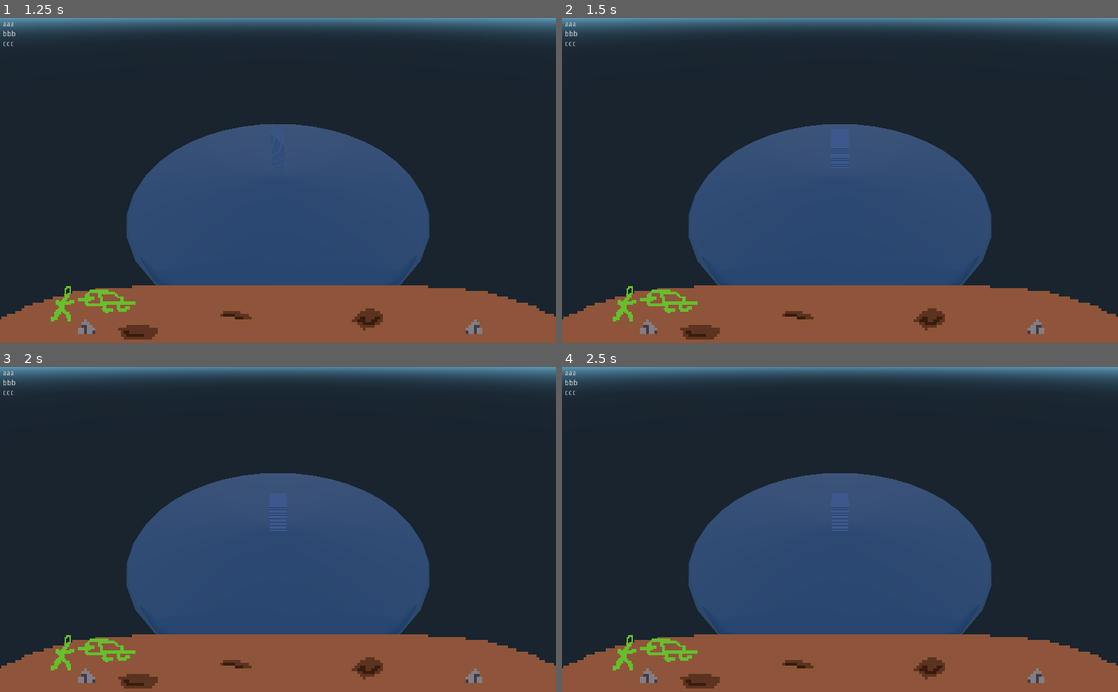
Above: before the commit, frames 1-4 (two rows, left to right).
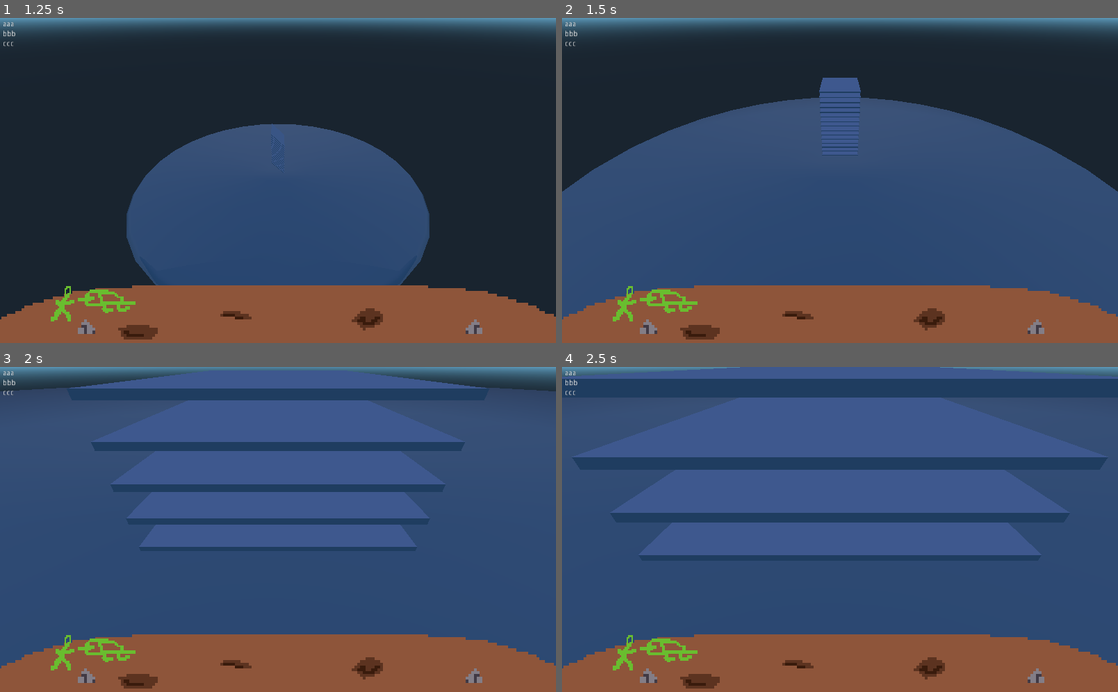
Above: after the commit, the same moments.

Repository: The-Godot-Jamers/LD41-Godot
Game: Godot game, scene res://objects/main.tscn
Same seed, same stepped clock (60 frames per second), same inputs: the game is played once before the commit and once after it. The engine's default icon, where the game draws it, is replaced by a stand-in: a white triangle on a blue panel in a dark square.
Inputs (mouse positions are in pixels of both pictures, inside the frame that each line leads up to):
- Up to frame 1 (1.25 s): click (283, 144) at 0.5 s
- Up to frame 2 (1.5 s): tap Enter at 1.25 s; hold Up (cam_zoom_in, bound only after the commit) from 1.28 s (still down); tap 1 (1) at 1.35 s
- Up to frame 3 (2 s): keep holding Up (cam_zoom_in, bound only after the commit)
- Up to frame 4 (2.5 s): release Up (cam_zoom_in, bound only after the commit) at 2.03 s; tap Up (cam_zoom_in, bound only after the commit) at 2.1 s; tap Down (cam_zoom_out, bound only after the commit) at 2.3 s

Frame 1 is identical in both runs. In frame 2, 28% of the frame differs, in the area x 0-100%, y 18-93%; in frame 3, 61%; in frame 4, 64%, in the area x 0-100%, y 0-93%.

Commit message:
Cam zoom added
Camera can now zoom and rotate, use arrow keys

Diff:
--- a/3d.tscn
+++ b/3d.tscn
@@ -48,6 +48,7 @@
 
 shape = SubResource( 3 )
 disabled = false
+_sections_unfolded = [ "Transform", "Visibility" ]
 
 [node name="CameraPivot" type="Position3D" parent="." index="1"]
 
@@ -79,7 +80,6 @@
 
 [node name="Area" type="Area" parent="CardLaybed" index="0"]
 
-editor/display_folded = true
 input_ray_pickable = false
 input_capture_on_drag = false
 space_override = 0
@@ -107,3 +107,5 @@
 disabled = false
 
 [node name="DeckPosition" type="Position3D" parent="CardLaybed" index="1"]
+
+[node name="CardHolder" type="Spatial" parent="CardLaybed" index="2"]
--- a/objects/tablescene/Camera.gd
+++ b/objects/tablescene/Camera.gd
@@ -11,3 +11,8 @@
 		get_parent().rotate_y(-Rotation_Speed*delta)
 	if Input.is_action_pressed("cam_rotate_right"):
 		get_parent().rotate_y(Rotation_Speed*delta)
+
+	if Input.is_action_pressed("cam_zoom_in"):
+		translation=translation*0.95
+	if Input.is_action_pressed("cam_zoom_out"):
+		translation=translation*1.05
--- a/objects/tablescene/TableHandler.gd
+++ b/objects/tablescene/TableHandler.gd
@@ -13,8 +13,8 @@
 	var spawnpos=$CardLaybed/DeckPosition.global_transform
 	for x in range(cards):
 		var card_instance=card_scene.instance()
+		$CardLaybed/CardHolder.add_child(card_instance)
 		cards_ins.append(card_instance)
 		card_instance.global_transform=spawnpos
-		add_child(card_instance)
 		card_instance.translation.y+=x*0.1
 		card_instance.flip()
--- a/project.godot
+++ b/project.godot
@@ -28,6 +28,10 @@
  ]
 cam_rotate_right=[ Object(InputEventKey,"resource_local_to_scene":false,"resource_name":"","device":0,"alt":false,"shift":false,"control":false,"meta":false,"command":false,"pressed":false,"scancode":16777233,"unicode":0,"echo":false,"script":null)
  ]
+cam_zoom_in=[ Object(InputEventKey,"resource_local_to_scene":false,"resource_name":"","device":0,"alt":false,"shift":false,"control":false,"meta":false,"command":false,"pressed":false,"scancode":16777232,"unicode":0,"echo":false,"script":null)
+ ]
+cam_zoom_out=[ Object(InputEventKey,"resource_local_to_scene":false,"resource_name":"","device":0,"alt":false,"shift":false,"control":false,"meta":false,"command":false,"pressed":false,"scancode":16777234,"unicode":0,"echo":false,"script":null)
+ ]
 
 [rendering]
 
